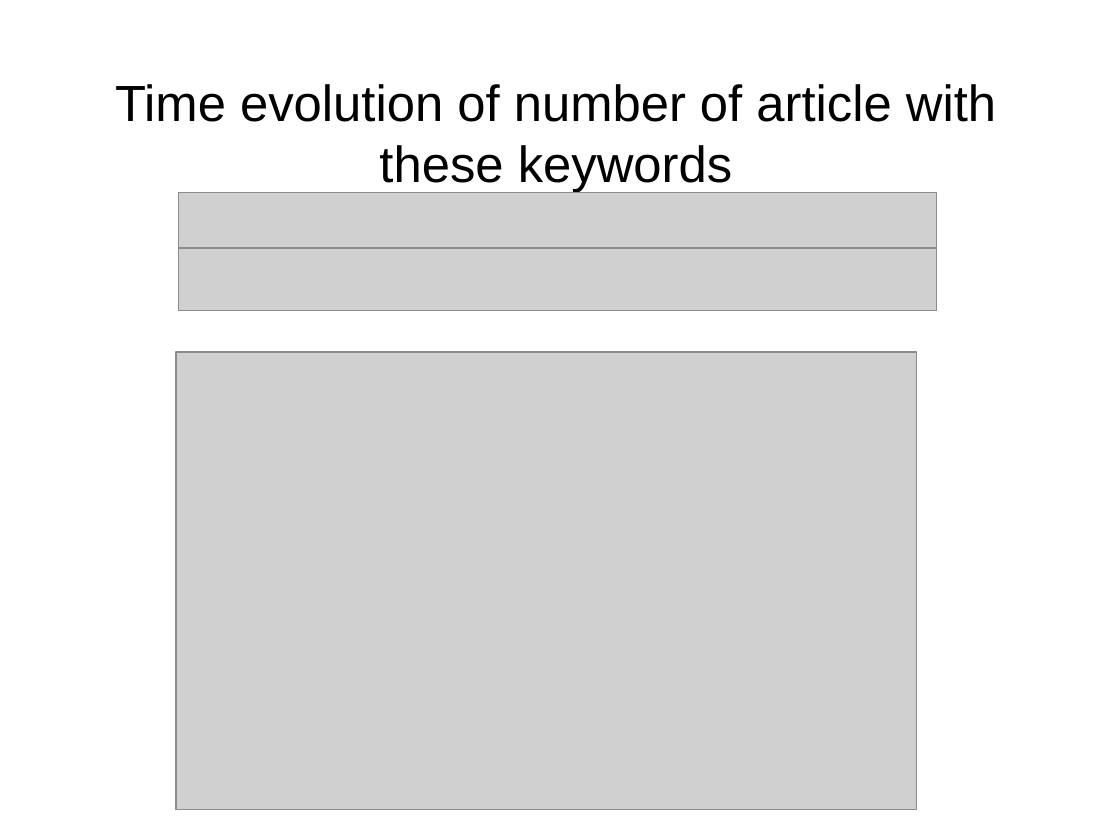
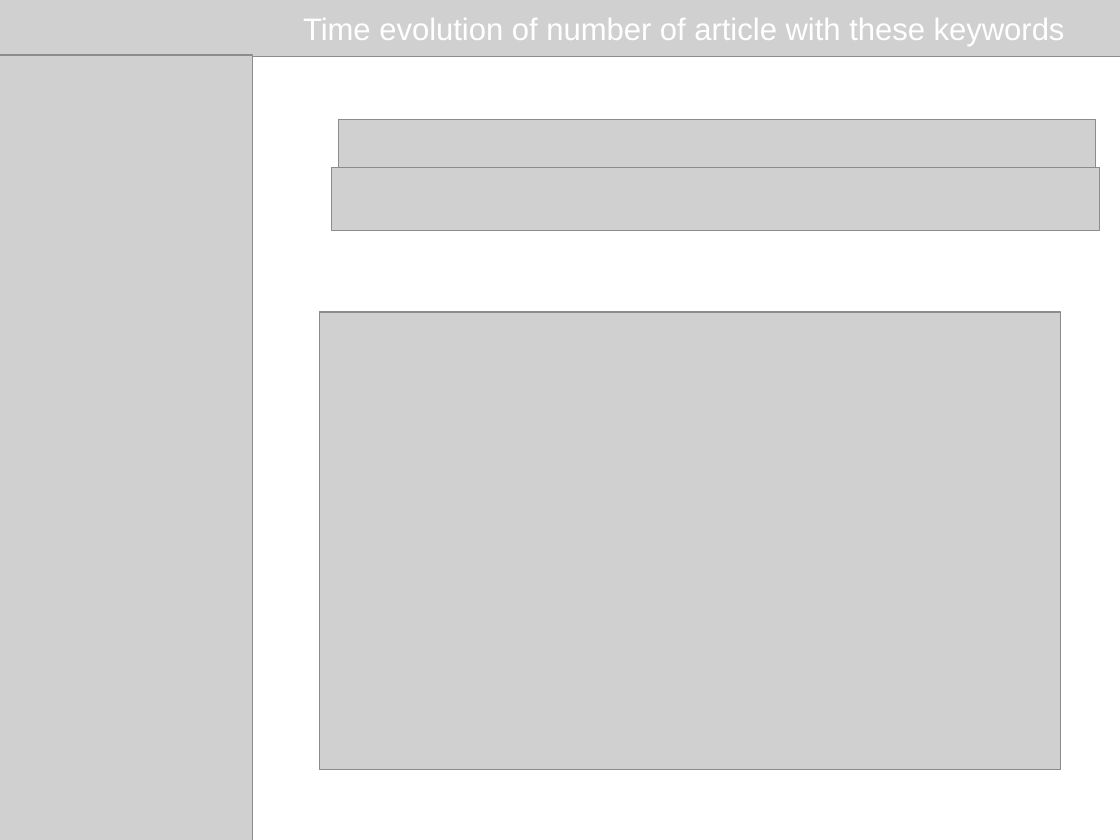
Before and after one commit to propan2one/BibliographeR, a slide deck: slide 3 of slidesUser2019.odp. Drawn at 1120x840 pixels with LibreOffice and Linux fonts; fonts in the diff are those of the drawing; grey boxes stand for pictures. Boxes give left, top, right and bottom in pixels: in the first picture for what was removed or moved away, otherwise in the second. Text is boxed around its words. In the diff, an @@ line names an element or a change of style, - is before the commit and + after.

```diff
--- a/slidesUser2019.odp
+++ b/slidesUser2019.odp
@@ picture added at (0,0,1120,57) @@
@@ title "Time evolution of number of ...": place and size @@
-title "Time evolution of number of ..." at (115,84,996,193)
+title "Time evolution of number of ..." at (303,18,1065,46)
@@ title "Time evolution of number of ..." at (303,18,1065,46): size 36 to 22 pt, text colour #000000 to #FFFFFF @@
@@ picture added at (0,55,253,840) @@
@@ picture: place and size @@
-picture at (179,248,937,310)
+picture at (338,120,1097,184)
@@ picture: place and size @@
-picture at (179,192,937,256)
+picture at (332,168,1101,231)
@@ picture: place and size @@
-picture at (176,352,917,809)
+picture at (320,312,1061,769)
```
Also in this commit, not shown: 5 other slides changed, 2 slides added, 2 slides removed, 9 other files.
